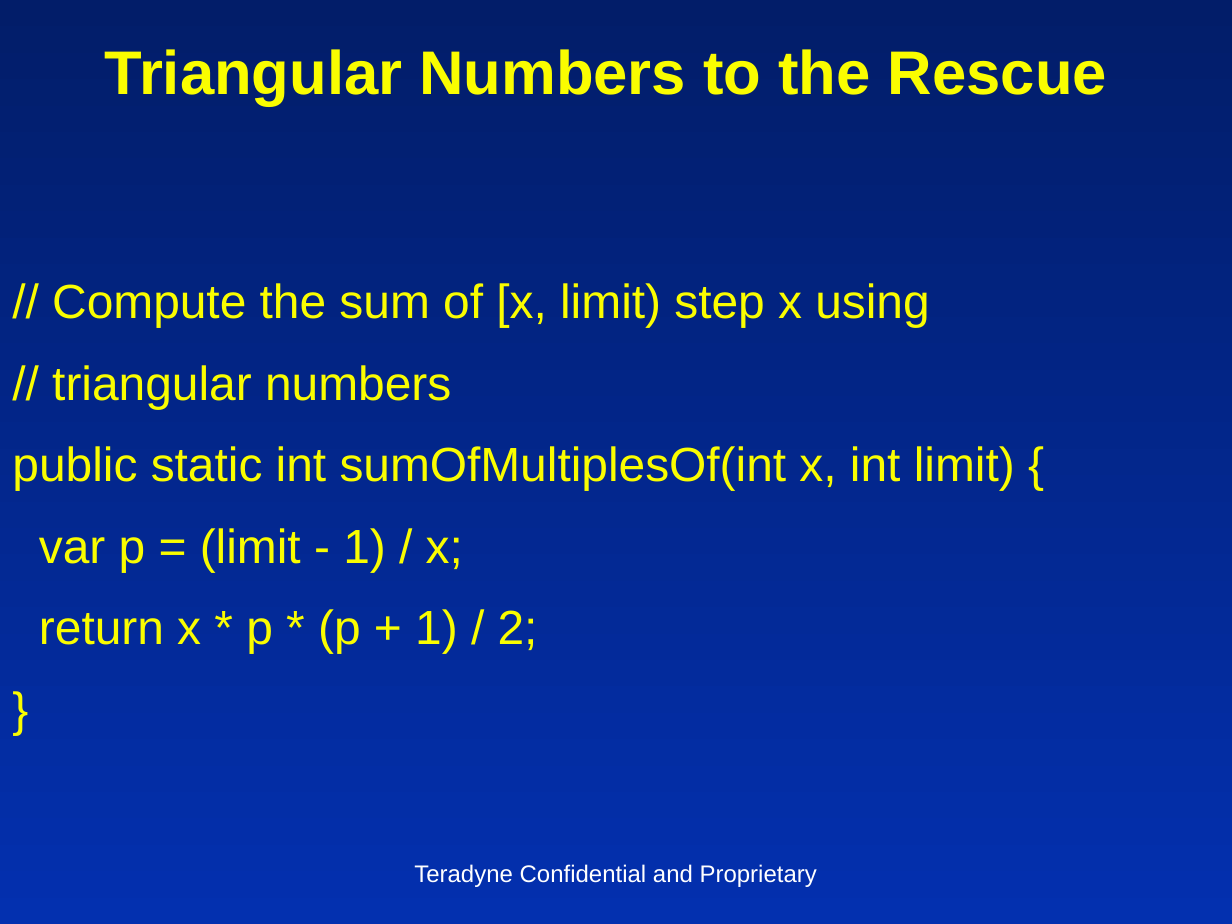
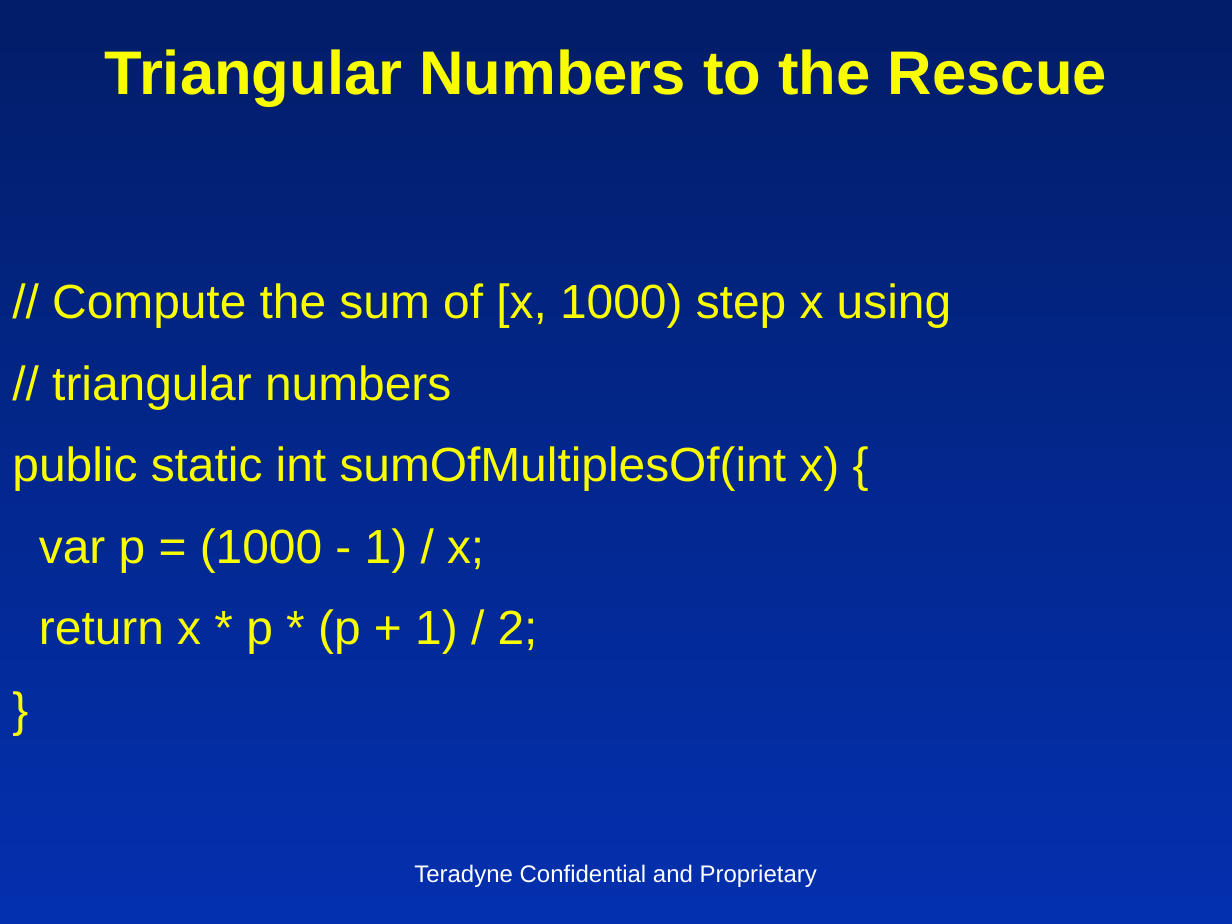
Before and after one commit to insideoutclub/Euler, a slide deck: slide 24 of FiveEasyPieces1.pptx (slide 25 before the commit). Drawn at 1232x924 pixels with LibreOffice and Linux fonts; fonts in the diff are those of the drawing. Boxes give left, top, right and bottom in pixels: in the first picture for what was removed or moved away, otherwise in the second. Text is boxed around its words. In the diff, an @@ line names an element or a change of style, - is before the commit and + after.

```diff
--- a/FiveEasyPieces1.pptx
+++ b/FiveEasyPieces1.pptx
@@ text at (x1=52, y1=283, x2=951, y2=328): text changed @@
-// Compute the sum of [x, limit) step x using
+// Compute the sum of [x, 1000) step x using
@@ text at (x1=12, y1=446, x2=839, y2=572): text changed @@
-public static int sumOfMultiplesOf(int x, int limit) {
-var p = (limit - 1) / x;
+public static int sumOfMultiplesOf(int x) {
+var p = (1000 - 1) / x;
```
Also in this commit, not shown: 17 other slides changed, 1 slide removed, 2 other files.
